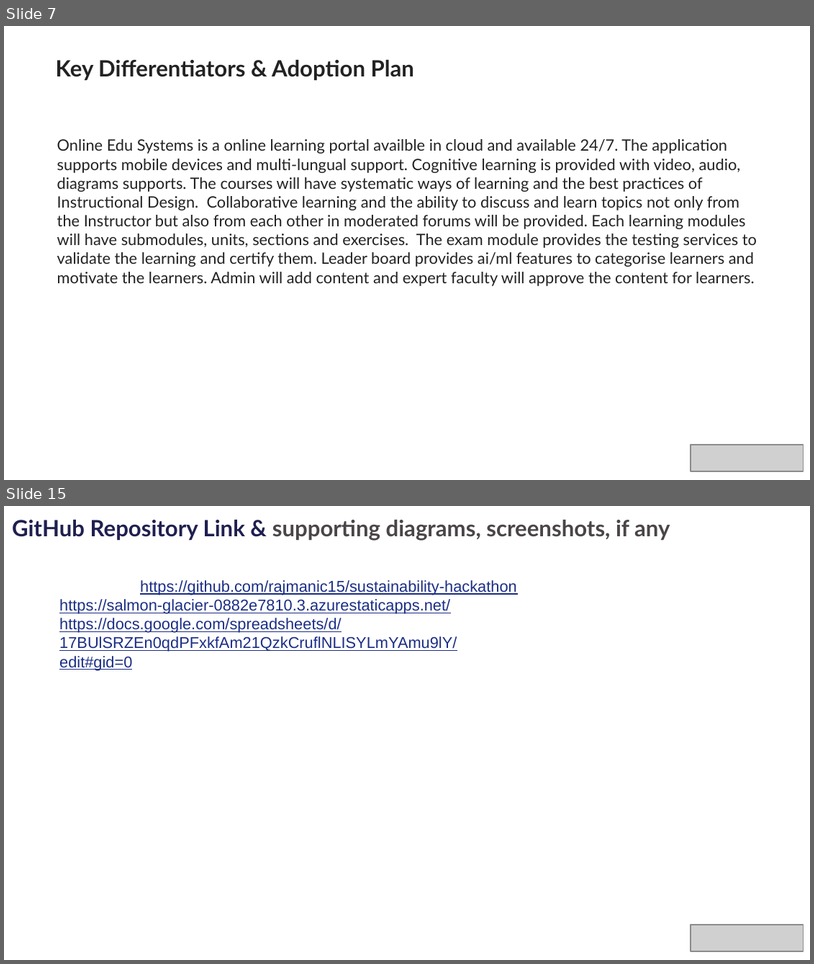
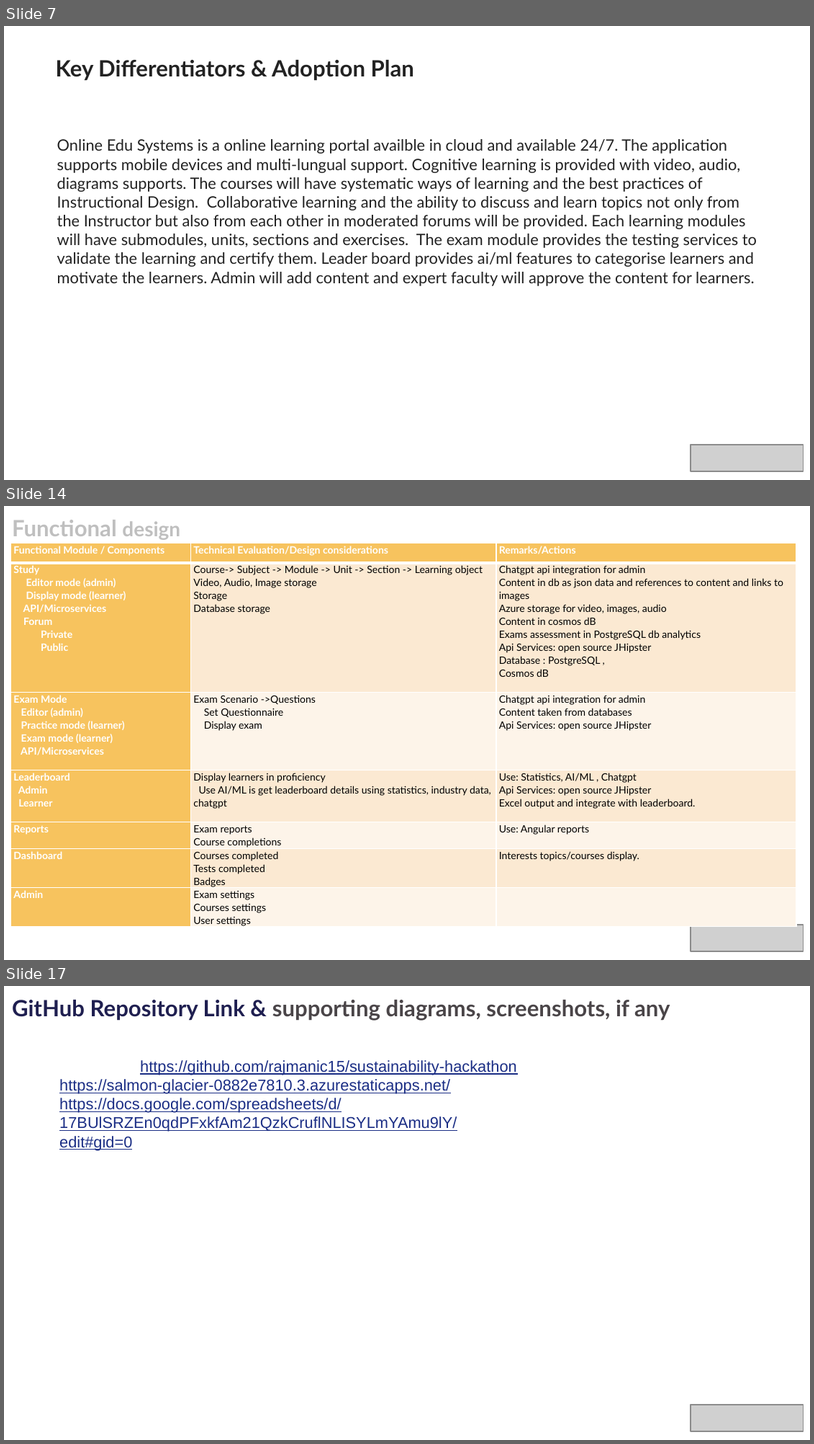
Before and after one commit to rajmanic15/sustainability-hackathon, a slide deck: idea/PLEDGE_TO_PROGRES_Microsoft_Sustainability.pptx. Shown one above the other, each under a label of ours: slides 7 and 15 before the commit, slides 7, 14 and 17 after it; the slides between them are not shown. The pictures are 814x964 and 814x1444 pixels, drawn with LibreOffice and Linux fonts; fonts in the diff are those of the drawing; grey boxes stand for pictures; background and template pictures are left out. Boxes give left, top, right and bottom in pixels: in the first picture for what was removed or moved away, otherwise in the second. Text is boxed around its words. In the diff, an @@ line names an element or a change of style, - is before the commit and + after.

```diff
--- a/idea/PLEDGE_TO_PROGRES_Microsoft_Sustainability.pptx
+++ b/idea/PLEDGE_TO_PROGRES_Microsoft_Sustainability.pptx
@@ slide 14 added at [4, 506, 810, 960], background #FFFFFF; not listed: 2 template elements that a slide beside it also shows @@
@@ text added at [12, 520, 180, 540], 20 pt, text #BFBFBF, bold @@
+Functional design
@@ table added at [11, 543, 797, 929], 7 rows, 3 columns @@
+Functional Module / Components | Technical Evaluation/Design considerations | Remarks/Actions
+Study / Editor mode (admin) / Display mode (learner) / API/Microservices / Forum / Private / Public | Course-> Subject -> Module -> Unit -> Section -> Learning object / Video, Audio, Image storage / Storage / Database storage | Chatgpt api integration for admin / Content in db as json data and references to content and links to images / Azure storage for video, images, audio / Content in cosmos dB / Exams assessment in PostgreSQL db analytics / Api Services: open source JHipster / Database : PostgreSQL , / Cosmos dB
+Exam Mode / Editor (admin) / Practice mode (learner) / Exam mode (learner) / API/Microservices | Exam Scenario ->Questions / Set Questionnaire / Display exam | Chatgpt api integration for admin / Content taken from databases / Api Services: open source JHipster
+Leaderboard / Admin / Learner | Display learners in proficiency / Use AI/ML is get leaderboard details using statistics, industry data, chatgpt | Use: Statistics, AI/ML , Chatgpt / Api Services: open source JHipster / Excel output and integrate with leaderboard.
+Reports | Exam reports / Course completions | Use: Angular reports
+Dashboard | Courses completed / Tests completed / Badges | Interests topics/courses display.
+Admin | Exam settings / Courses settings / User settings | 
@@ picture added at [691, 924, 803, 951] @@
@@ what was slide 15 is now slide 17 @@
```
Also in this commit, not shown: 13 slides changed, 1 other slide added.
